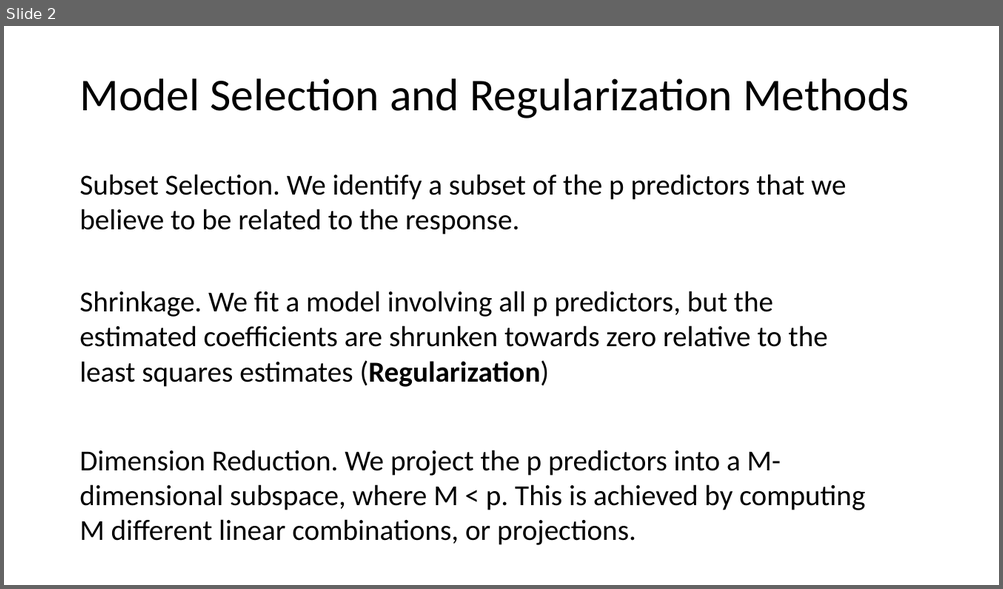
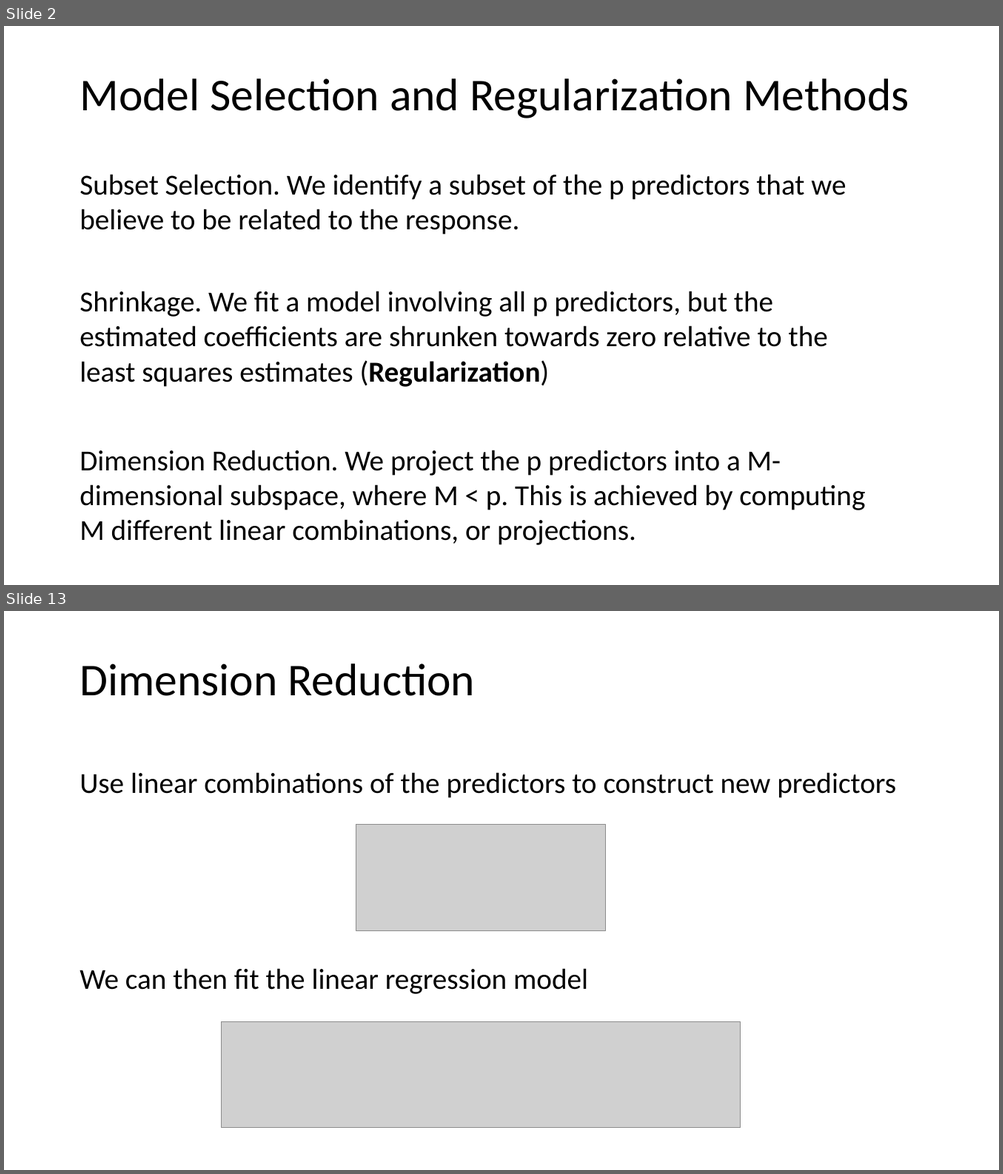
Before and after one commit to tianzheng4/tianzheng4.github.io, a slide deck: _umkc-teaching/slides/Lecture7.pptx. Shown one above the other, each under a label of ours: slide 2 before the commit, slides 2 and 13 after it; the slides between them are not shown. The pictures are 1003x589 and 1003x1174 pixels, drawn with LibreOffice and Linux fonts; fonts in the diff are those of the drawing; grey boxes stand for pictures. Boxes give left, top, right and bottom in pixels: in the first picture for what was removed or moved away, otherwise in the second. Text is boxed around its words. In the diff, an @@ line names an element or a change of style, - is before the commit and + after.

```diff
--- a/_umkc-teaching/slides/Lecture7.pptx
+++ b/_umkc-teaching/slides/Lecture7.pptx
@@ slide 13 added at <box>4,611,999,1170</box>, background #FFFFFF @@
@@ title added at <box>79,664,475,696</box>, 44 pt, text #000000 @@
+Dimension Reduction
@@ text added at <box>79,772,896,798</box>, 28 pt, text #000000 @@
+Use linear combinations of the predictors to construct new predictors
@@ picture added at <box>356,825,606,931</box> @@
@@ text added at <box>79,968,588,994</box>, 28 pt, text #000000 @@
+We can then fit the linear regression model
@@ picture added at <box>221,1022,740,1128</box> @@
```
Also in this commit, not shown: 1 slide changed, 17 other slides added, 1 slide removed, 2 other files.
